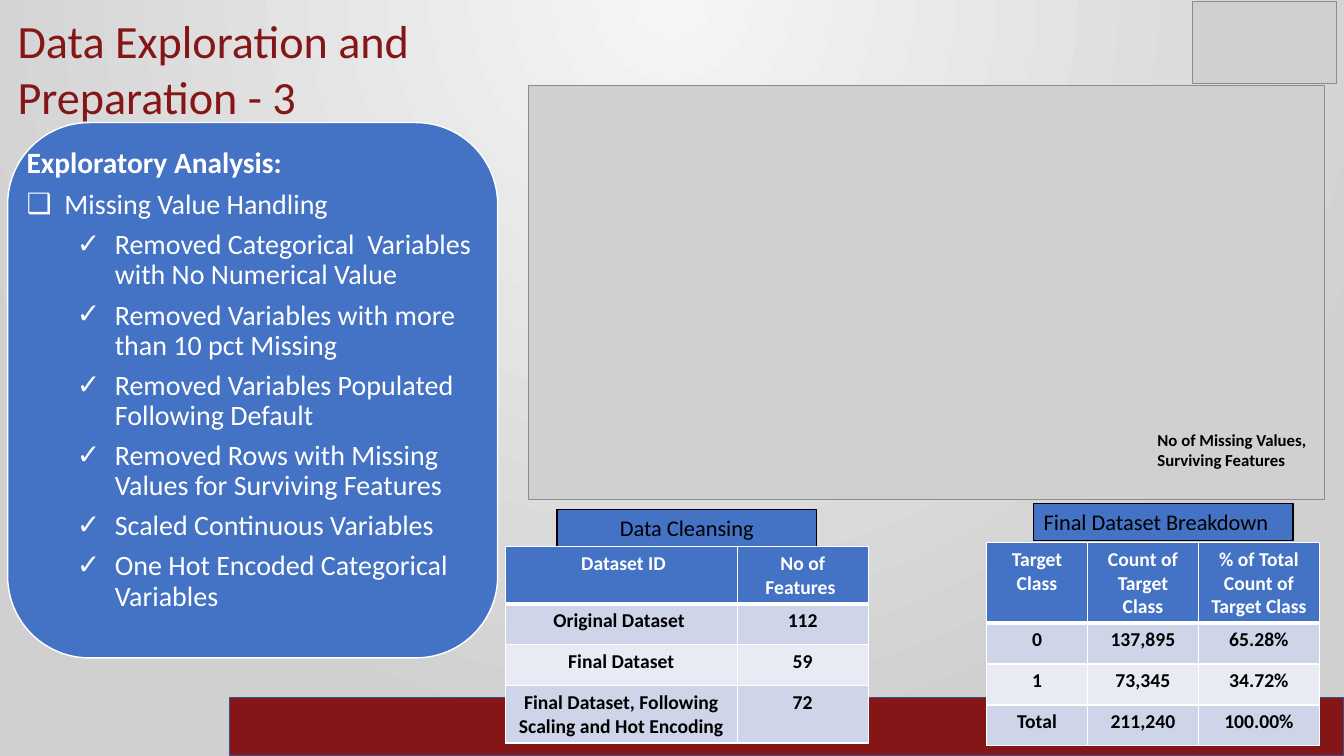
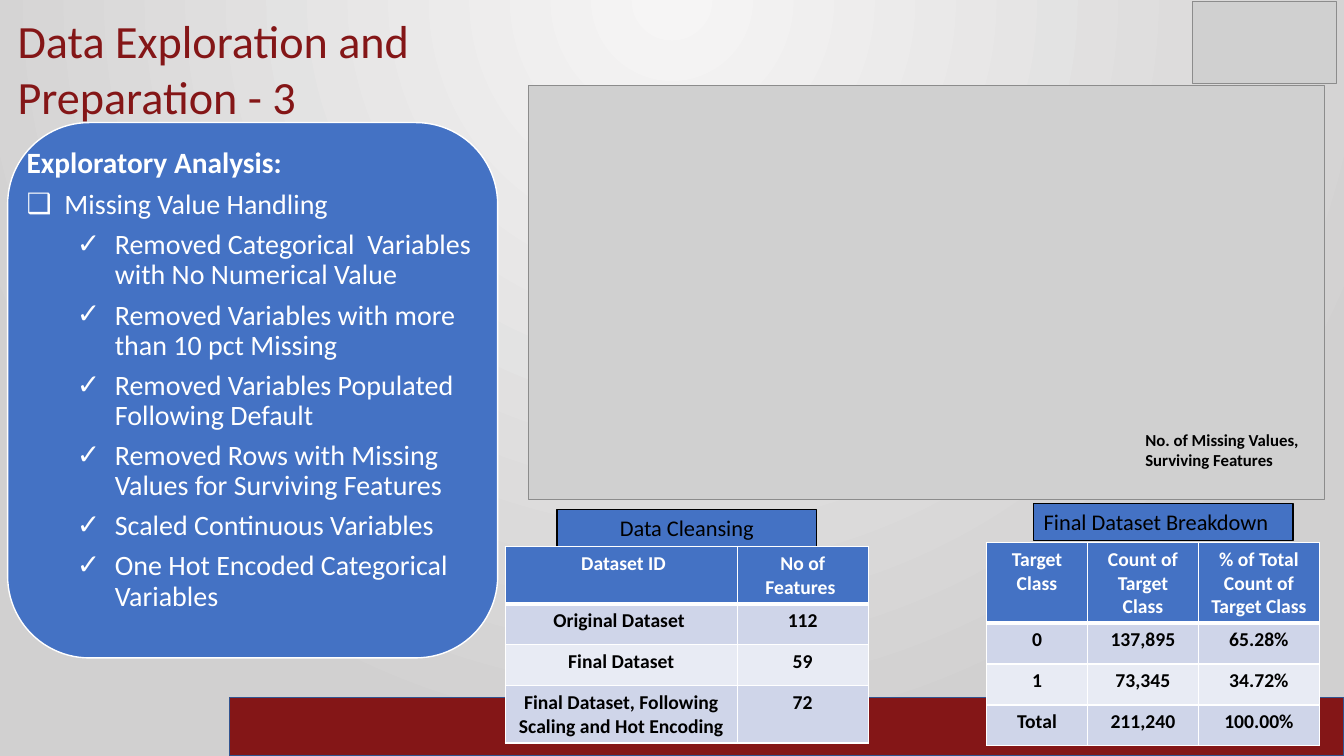
Before and after one commit to ramrao0102/DSA5900-Project, a slide deck: slide 6 of Ram_Rao_Final_Practicum.pptx. Drawn at 1344x756 pixels with LibreOffice and Linux fonts; fonts in the diff are those of the drawing; grey boxes stand for pictures; background and template pictures are left out. Boxes give left, top, right and bottom in pixels: in the first picture for what was removed or moved away, otherwise in the second. Text is boxed around its words. In the diff, an @@ line names an element or a change of style, - is before the commit and + after.

```diff
--- a/Ram_Rao_Final_Practicum.pptx
+++ b/Ram_Rao_Final_Practicum.pptx
@@ text at box(1145, 434, 1299, 469): text changed @@
-No of Missing Values, Surviving Features
+No. of Missing Values, Surviving Features
```
Also in this commit, not shown: 1 other slide changed, 3 other files.
